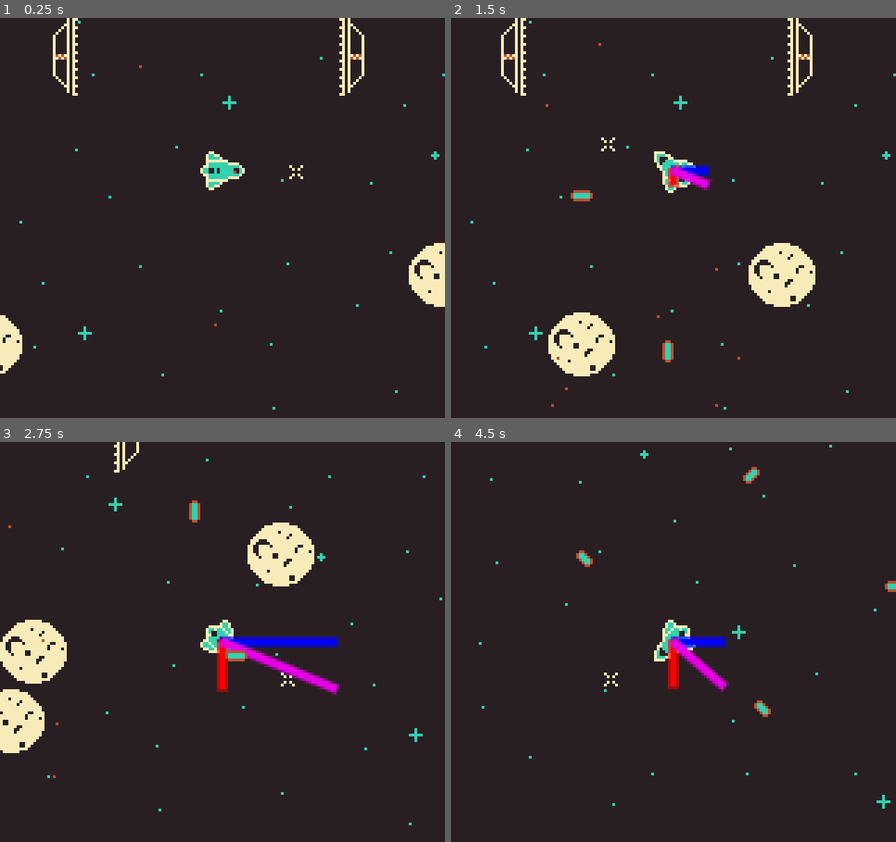
Above: before the commit, frames 1-4 (two rows, left to right).
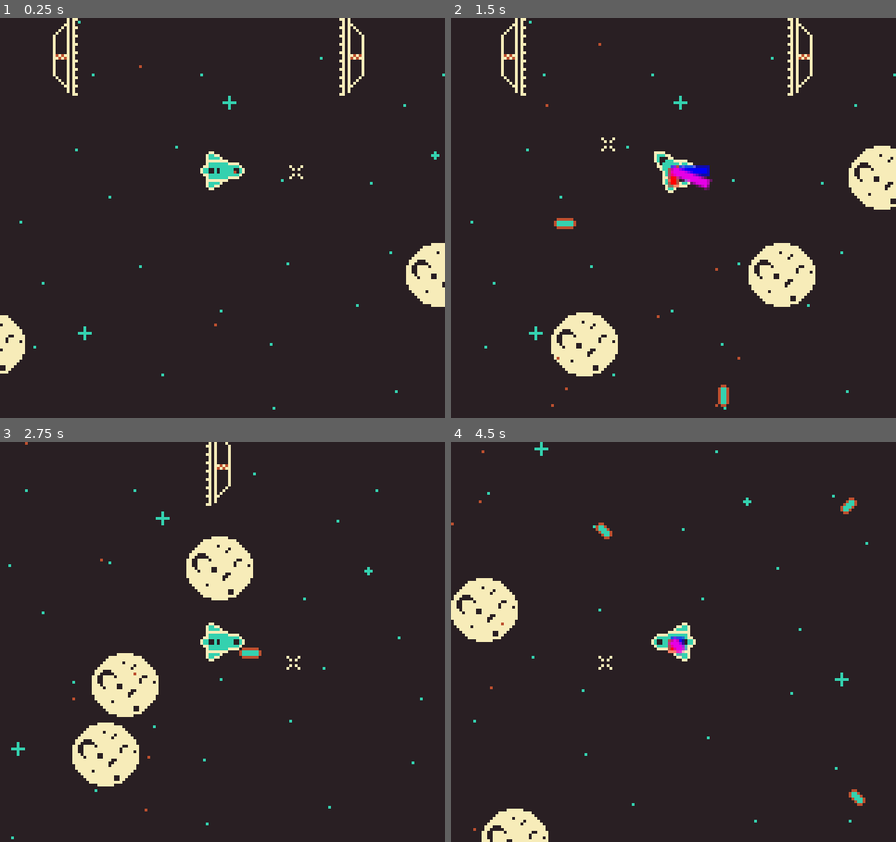
Above: after the commit, the same moments.

Repository: nefrace/starspace
Game: Godot game, scene res://test.tscn
Same seed, same stepped clock (60 frames per second), same inputs: the game is played once before the commit and once after it.
Inputs:
- Up to frame 1 (0.25 s): no input
- Up to frame 2 (1.5 s): tap Enter at 0.5 s; hold Right (ui_right) 0.53-1.28 s; hold Z (fire) 0.53-1.28 s; hold Down (ui_down) from 1.28 s (still down); tap V at 1.35 s
- Up to frame 3 (2.75 s): release Down (ui_down) at 2.03 s; hold Right (ui_right) from 2.03 s (still down); hold Z (fire) from 2.03 s (still down)
- Up to frame 4 (4.5 s): release Right (ui_right) at 2.78 s; release Z (fire) at 2.78 s; hold Up (ui_up) 2.78-3.53 s; tap V at 2.85, 4.35 s; hold Z (fire) 3.53-4.28 s; hold Left (ui_left) from 3.53 s (still down)

The runs differ from the first frame. In frame 1, 0.4% of the frame differs, in the area x 0-100%, y 56-89%; in frame 2, 2.2%; in frame 3, 13%, in the area x 0-100%, y 0-100%; in frame 4, 4.9%.

Commit message:
Added lifetime to bullets

Diff:
--- a/Entities/Asteroid/Asteroid.tscn
+++ b/Entities/Asteroid/Asteroid.tscn
@@ -30,9 +30,6 @@
 shape = SubResource("CircleShape2D_u0ic4")
 debug_color = Color(0.666667, 0.509804, 0.129412, 0.419608)
 
-[node name="VisibleOnScreenEnabler2D" type="VisibleOnScreenEnabler2D" parent="."]
-rect = Rect2(-20, -20, 40, 40)
-
 [node name="RailFieldArea" type="Area2D" parent="."]
 collision_layer = 16
 collision_mask = 8
--- a/Entities/Bullet/Bullet.gd
+++ b/Entities/Bullet/Bullet.gd
@@ -3,6 +3,7 @@
 @export var direction: float = 0.0
 @export var speed: float = 100.0
 @export var parent: Node2D
+@export var lifetime: float = 2.0
 
 var explosion = preload("res://Entities/FX/Explosion/Explosion.tscn")
 
@@ -13,6 +14,9 @@
 
 # Called every frame. 'delta' is the elapsed time since the previous frame.
 func _physics_process(delta):
+	lifetime -= delta
+	if lifetime <= 0:
+		queue_free()
 	var collision := move_and_collide(velocity * delta)
 	if collision:
 		var collider := collision.get_collider()
--- a/Entities/Bullet/PlayerBullet.tscn
+++ b/Entities/Bullet/PlayerBullet.tscn
@@ -5,3 +5,4 @@
 [node name="Bullet" instance=ExtResource("1_34rsr")]
 collision_layer = 0
 collision_mask = 2
+speed = 130.0
--- a/Entities/Player/player.tscn
+++ b/Entities/Player/player.tscn
@@ -15,9 +15,8 @@
 script = ExtResource("1_gwo65")
 max_thrust = 300.0
 thrust_acceleration = 600.0
-speed = 100.0
-rotation_acceleration = 8000.0
-rotation_decceleration = 8000.0
+rotation_acceleration = 2000.0
+rotation_decceleration = 2000.0
 shoot_points = [NodePath("Sprite/RotatingCenter/ShootL"), NodePath("Sprite/RotatingCenter/ShootR")]
 projectile = ExtResource("2_sv84r")
 
--- a/test.tscn
+++ b/test.tscn
@@ -11,6 +11,8 @@
 [node name="Node2D" type="Node2D"]
 
 [node name="Bounds" type="StaticBody2D" parent="."]
+collision_layer = 255
+collision_mask = 255
 
 [node name="CollisionShape2D" type="CollisionShape2D" parent="Bounds"]
 shape = SubResource("WorldBoundaryShape2D_75moq")
Not shown, added: export_presets.cfg
